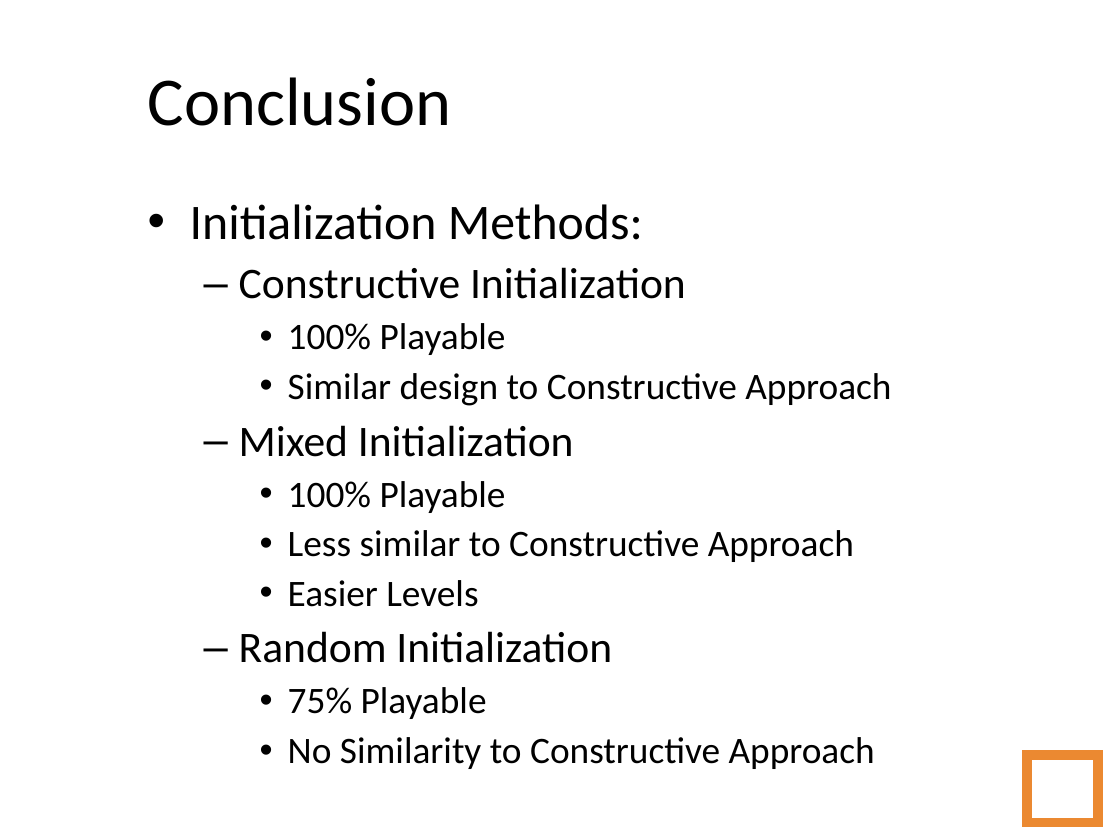
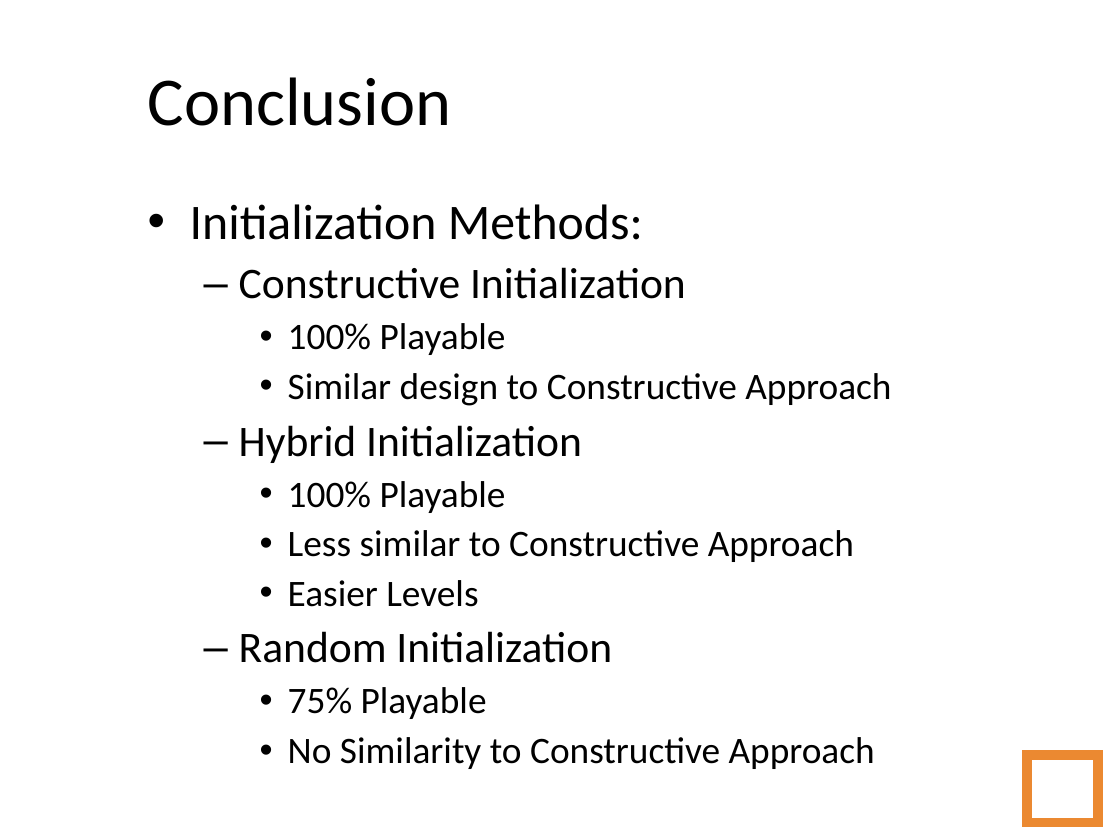
Before and after one commit to amidos2006/Automatic-Game-Script-Generation, a slide deck: slide 105 of Presentation/Automatic Game Script Generation.ppt. Drawn at 1120x840 pixels with LibreOffice and Linux fonts; fonts in the diff are those of the drawing; background and template pictures are left out. Boxes give left, top, right and bottom in pixels: in the first picture for what was removed or moved away, otherwise in the second. Text is boxed around its words. In the diff, an @@ line names an element or a change of style, - is before the commit and + after.

Commit message:
Replacing Mixed with Hybrid

```diff
--- a/Presentation/Automatic Game Script Generation.ppt
+++ b/Presentation/Automatic Game Script Generation.ppt
@@ text at bbox=[239, 425, 582, 463]: text changed @@
-  – Mixed Initialization
+  – Hybrid Initialization
```
Also in this commit, not shown: 1 other slide changed.
